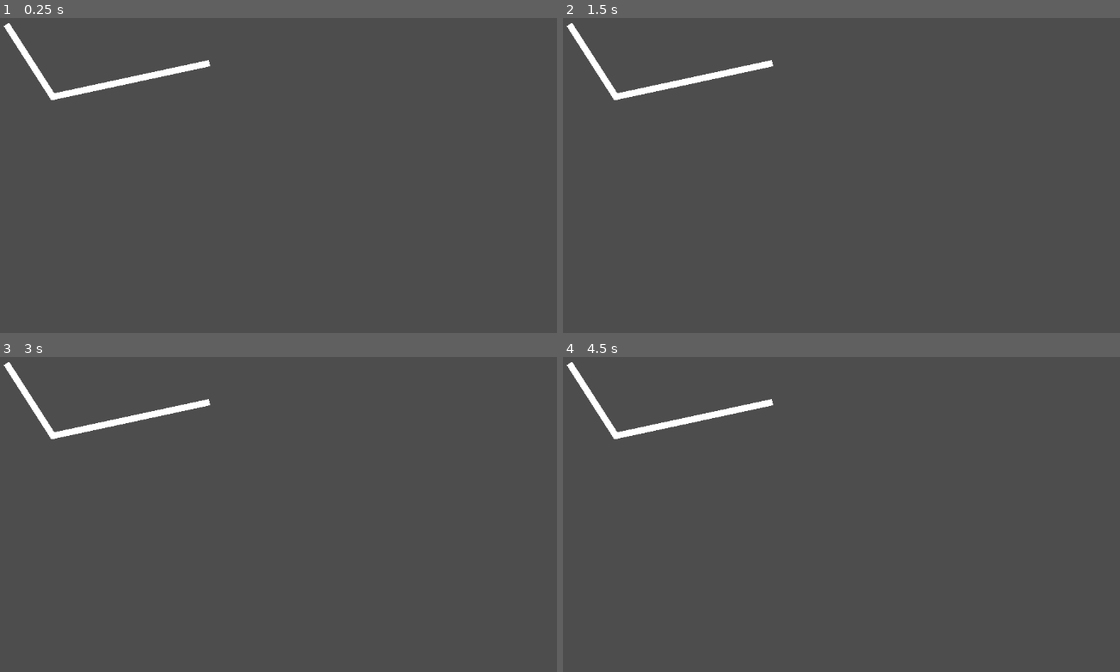
Above: before the commit, frames 1-4 (two rows, left to right).
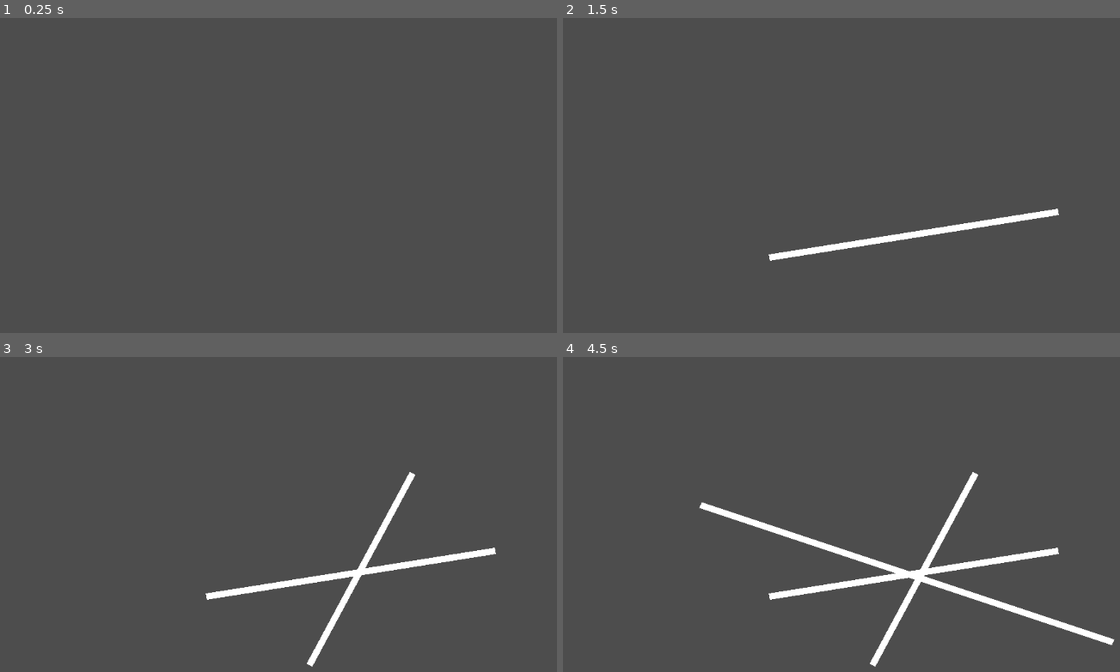
Above: after the commit, the same moments.

Repository: smkillerz777-star/Magia-Infinita
Game: Godot game, scene res://main_game.tscn
Same seed, same stepped clock (60 frames per second), same inputs: the game is played once before the commit and once after it.
Inputs (mouse positions are in pixels of both pictures, inside the frame that each line leads up to):
- Up to frame 1 (0.25 s): no input
- Up to frame 2 (1.5 s): tap Enter at 0.5 s; move the mouse to (1058, 213) at 0.52 s; press the mouse at (1058, 213) at 0.53 s; hold Right 0.53-1.28 s; tap Space at 1.25 s; move the mouse to (769, 257) at 1.27 s; release the mouse at (769, 257) at 1.28 s; hold Down from 1.28 s (still down); click (769, 257) at 1.35 s
- Up to frame 3 (3 s): tap Enter at 2 s; move the mouse to (412, 473) at 2.02 s; release Down at 2.03 s; press the mouse at (412, 473) at 2.03 s; hold Right 2.03-2.78 s; tap Alt at 2.1 s; tap Space at 2.75 s; move the mouse to (311, 665) at 2.77 s; release the mouse at (311, 665) at 2.78 s; hold Up from 2.78 s (still down); tap Shift at 2.85 s
- Up to frame 4 (4.5 s): click (874, 665) at 3.05 s; tap Enter at 3.5 s; move the mouse to (1114, 643) at 3.52 s; release Up at 3.53 s; press the mouse at (1114, 643) at 3.53 s; hold Left from 3.53 s (still down); tap Space at 4.25 s; move the mouse to (702, 505) at 4.27 s; release the mouse at (702, 505) at 4.28 s; click (702, 505) at 4.35 s

The runs differ from the first frame. In frame 1, 1.0% of the frame differs, in the area x 0-38%, y 1-27%; in frame 2, 2.1%; in frame 3, 2.9%; in frame 4, 4.5%, in the area x 0-100%, y 1-99%.

Commit message:
added the wakatime and drawing function
now the player can draw in the screen

Diff:
--- a/magia-infinita/main_game.gd
+++ b/magia-infinita/main_game.gd
@@ -1 +1,11 @@
 extends Node2D
+var i = 0
+func _process(deltall):
+	if(Input.is_action_just_pressed("draw")):
+		add_child(Line2D.new())
+	elif(Input.is_action_pressed("draw")):
+		get_child(i).add_point((get_global_mouse_position()))
+	elif(Input.is_action_just_released("draw")):
+		i+=1
+	else:
+		pass
--- a/magia-infinita/main_game.tscn
+++ b/magia-infinita/main_game.tscn
@@ -4,6 +4,3 @@
 
 [node name="main_game" type="Node2D" unique_id=1951637327]
 script = ExtResource("1_1oj5k")
-
-[node name="Line2D" type="Line2D" parent="." unique_id=1274709270]
-points = PackedVector2Array(10, 29, 83, 143, 329, 90)
--- a/magia-infinita/project.godot
+++ b/magia-infinita/project.godot
@@ -20,6 +20,18 @@
 window/size/viewport_width=1080
 window/size/viewport_height=720
 
+[editor_plugins]
+
+enabled=PackedStringArray("res://addons/godot_super-wakatime/plugin.cfg")
+
+[input]
+
+draw={
+"deadzone": 0.2,
+"events": [Object(InputEventMouseButton,"resource_local_to_scene":false,"resource_name":"","device":-1,"window_id":0,"alt_pressed":false,"shift_pressed":false,"ctrl_pressed":false,"meta_pressed":false,"button_mask":1,"position":Vector2(474, 33),"global_position":Vector2(486, 93),"factor":1.0,"button_index":1,"canceled":false,"pressed":true,"double_click":false,"script":null)
+]
+}
+
 [physics]
 
 3d/physics_engine="Jolt Physics"
Not shown, added: magia-infinita/addons/godot_super-wakatime/api_key_prompt.tscn
Not shown, added: magia-infinita/addons/godot_super-wakatime/counter.tscn
Not shown, added: magia-infinita/addons/godot_super-wakatime/decompressor.gd
Not shown, added: magia-infinita/addons/godot_super-wakatime/decompressor.gd.uid
Not shown, added: magia-infinita/addons/godot_super-wakatime/godot_super-wakatime.gd
Not shown, added: magia-infinita/addons/godot_super-wakatime/godot_super-wakatime.gd.uid
Not shown, added: magia-infinita/addons/godot_super-wakatime/plugin.cfg
Not shown, added: magia-infinita/addons/godot_super-wakatime/utils.gd
Not shown, added: magia-infinita/addons/godot_super-wakatime/utils.gd.uid
Not shown, added: magia-infinita/LICENSE
Not shown, added: magia-infinita/README.md
Not shown, added: magia-infinita/addons/godot_super-wakatime/LICENSE
(and 1 more such lines)
